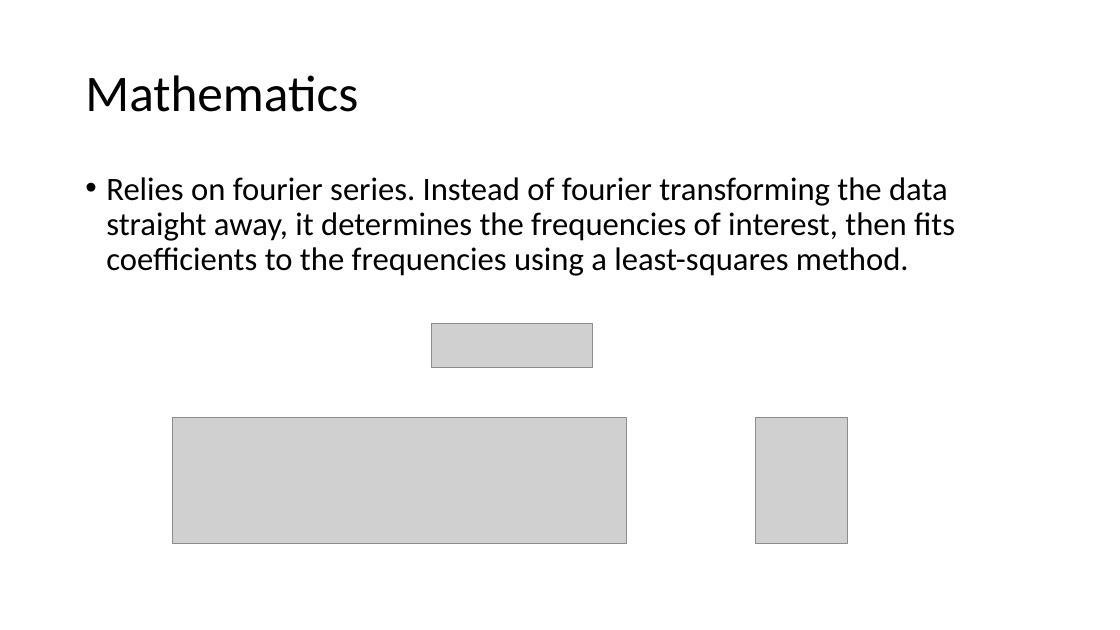
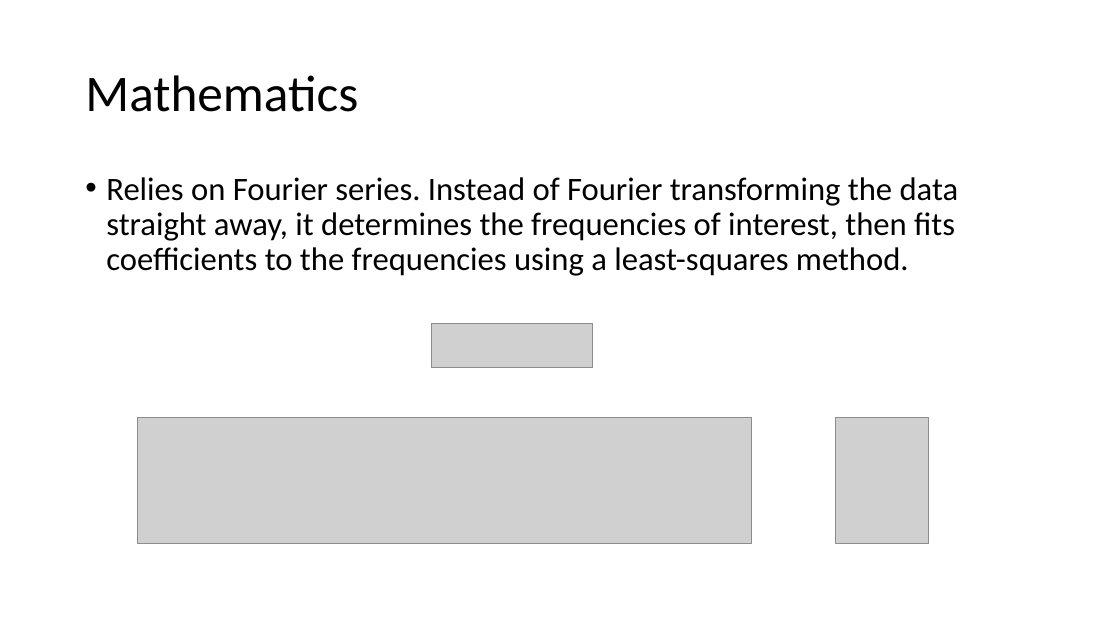
Before and after one commit to Tsintsuntsini/PHYS_581, a slide deck: slide 5 of Presentation2/The Lomb-Scargle Algorithm.pptx. Drawn at 1120x630 pixels with LibreOffice and Linux fonts; fonts in the diff are those of the drawing; grey boxes stand for pictures. Boxes give left, top, right and bottom in pixels: in the first picture for what was removed or moved away, otherwise in the second. Text is boxed around its words. In the diff, an @@ line names an element or a change of style, - is before the commit and + after.

```diff
--- a/Presentation2/The Lomb-Scargle Algorithm.pptx
+++ b/Presentation2/The Lomb-Scargle Algorithm.pptx
@@ text at (106, 177, 959, 276): text changed @@
-• Relies on fourier series. Instead of fourier transforming the data straight away, it determines the frequencies of interest, then fits coefficients to the frequencies using a least-squares method.
+• Relies on Fourier series. Instead of Fourier transforming the data straight away, it determines the frequencies of interest, then fits coefficients to the frequencies using a least-squares method.
@@ picture: place and size @@
-picture at (172, 418, 627, 543)
+picture at (137, 418, 752, 543)
@@ picture: place and size @@
-picture at (755, 418, 848, 543)
+picture at (836, 418, 928, 543)
```
Also in this commit, not shown: 1 other slide changed, 6 slides added, 3 other files.
